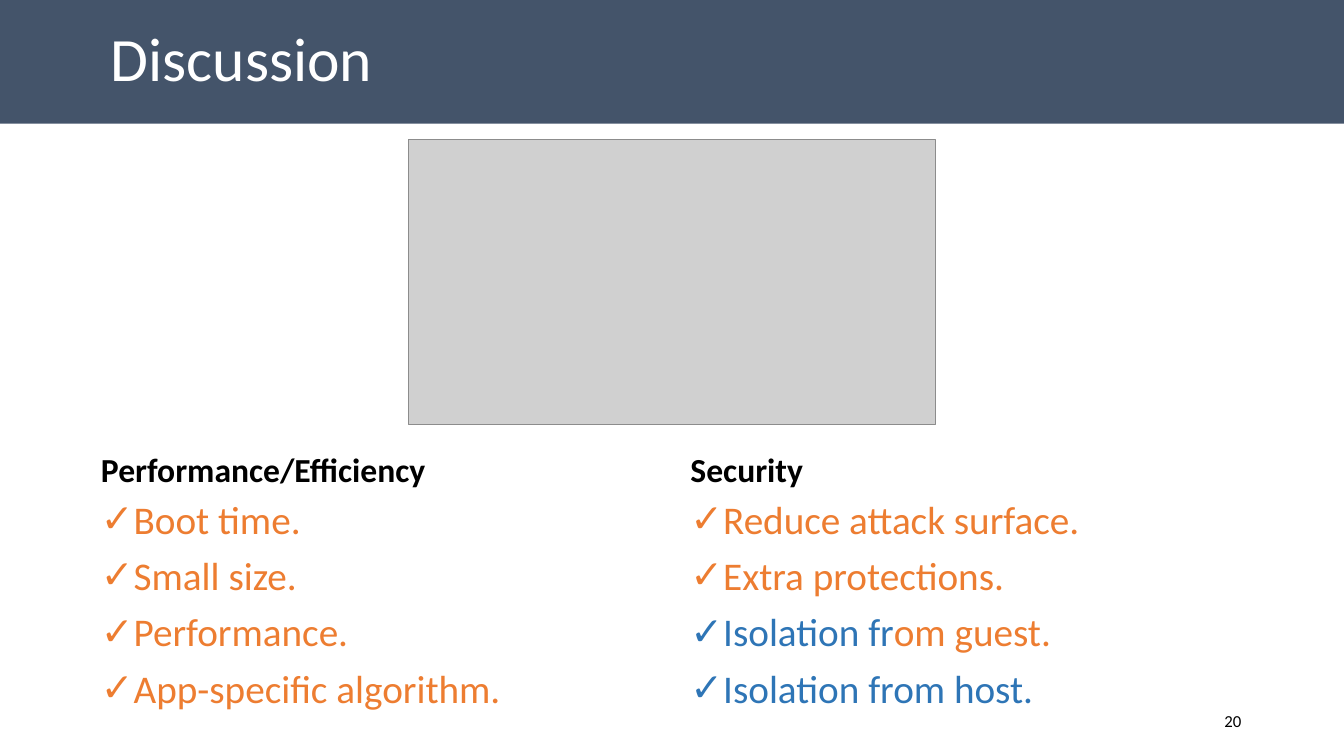
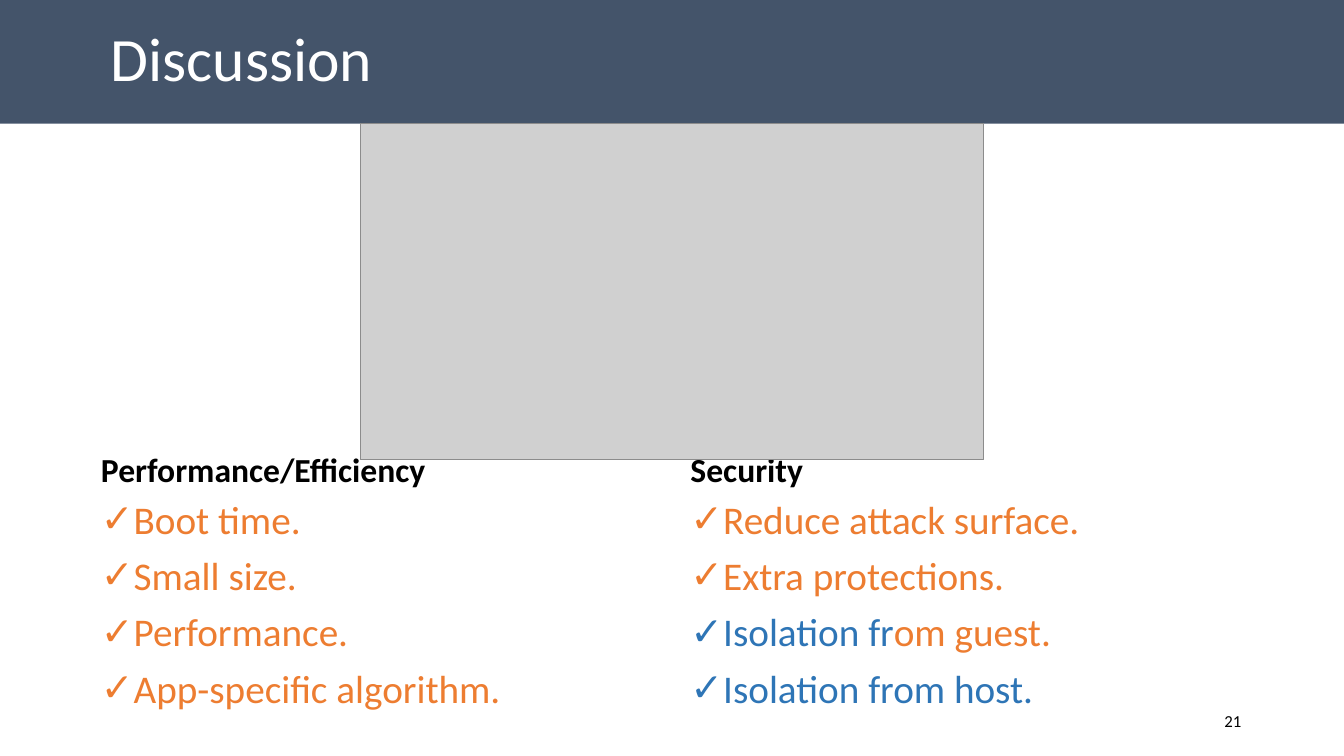
Before and after one commit to aghosn/CandidacyPresentation, a slide deck: slide 21 of CE_presentation.pptx (slide 20 before the commit). Drawn at 1344x756 pixels with LibreOffice and Linux fonts; fonts in the diff are those of the drawing; grey boxes stand for pictures. Boxes give left, top, right and bottom in pixels: in the first picture for what was removed or moved away, otherwise in the second. Text is boxed around its words. In the diff, an @@ line names an element or a change of style, - is before the commit and + after.

```diff
--- a/CE_presentation.pptx
+++ b/CE_presentation.pptx
@@ picture: place and size @@
-picture at (408, 140, 936, 425)
+picture at (360, 124, 984, 460)
@@ page number at (1224, 716, 1241, 727): text changed @@
-20
+21
```
Also in this commit, not shown: 2 other slides changed, 5 slides added, 3 other files.
